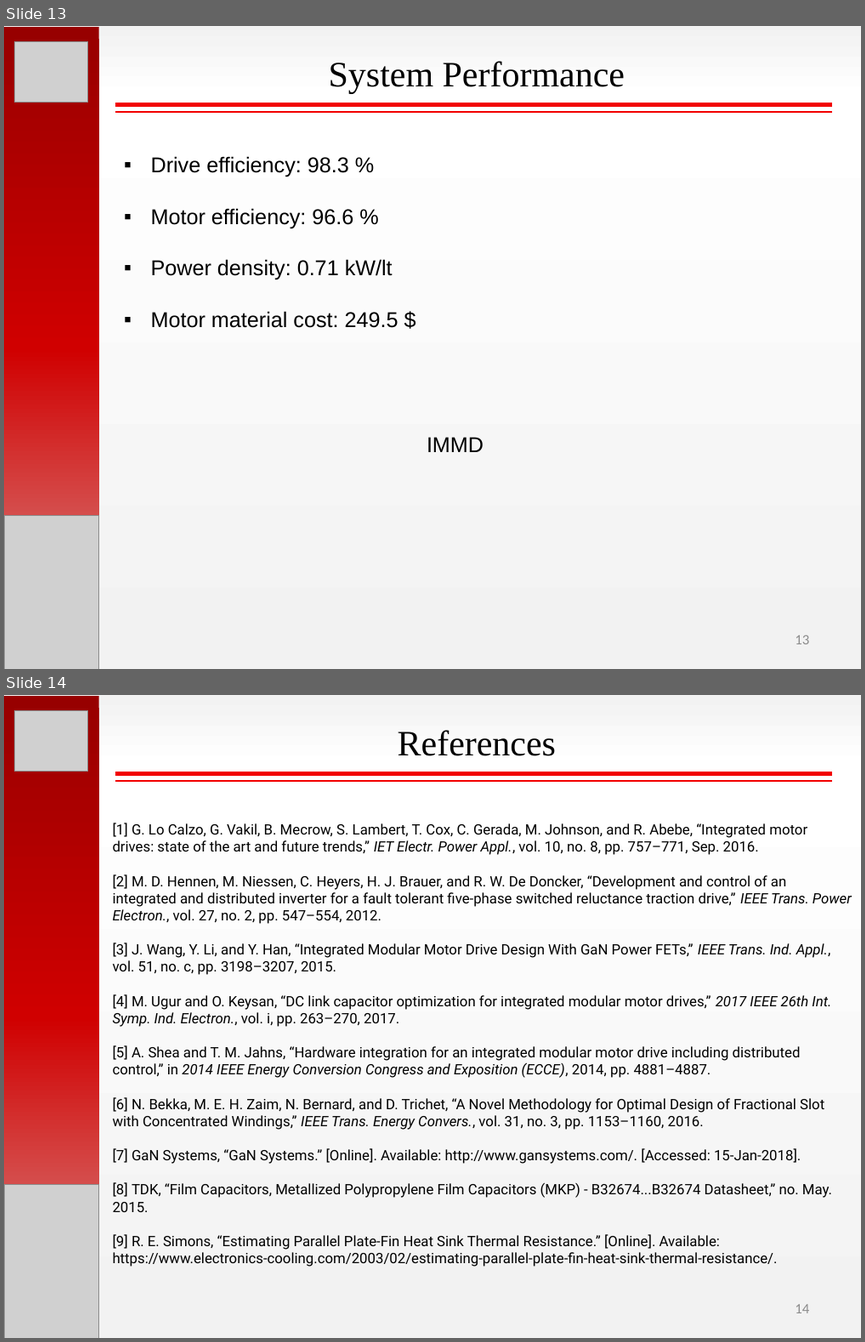
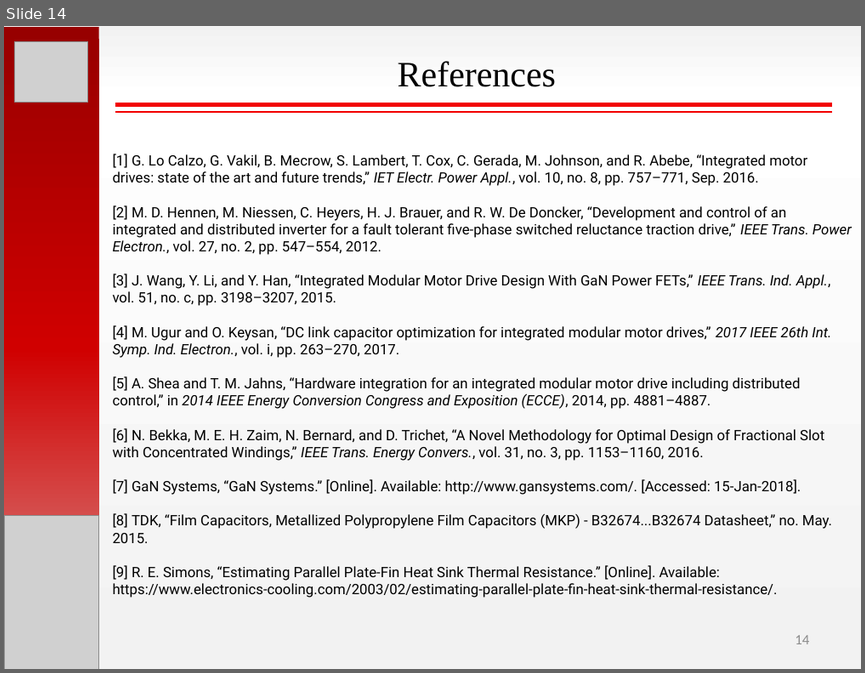
Before and after one commit to hakanpolat/IMMD, a slide deck: Paper/PEMD 2018/Presentation/PEMD2018_OralPres_Mesut_Uğur.pptx. Shown one above the other, each under a label of ours: slides 13 and 14 before the commit, slide 14 after it. The pictures are 865x1342 and 865x673 pixels, drawn with LibreOffice and Linux fonts; fonts in the diff are those of the drawing; grey boxes stand for pictures. Boxes give left, top, right and bottom in pixels: in the first picture for what was removed or moved away, otherwise in the second. Text is boxed around its words. In the diff, an @@ line names an element or a change of style, - is before the commit and + after.

```diff
--- a/Paper/PEMD 2018/Presentation/PEMD2018_OralPres_Mesut_Uğur.pptx
+++ b/Paper/PEMD 2018/Presentation/PEMD2018_OralPres_Mesut_Uğur.pptx
@@ slide 13 removed at <box>4,26,861,669</box>, background gradient #F2F2F2 to #FFFFFF @@
@@ rectangle removed at <box>4,27,99,669</box> @@
@@ picture removed at <box>15,41,88,102</box> @@
@@ text removed at <box>329,61,624,93</box> @@
-System Performance
@@ line removed from (115, 105) to (833, 105) @@
@@ line removed from (115, 112) to (833, 112) @@
@@ text removed at <box>151,156,398,328</box> @@
-▪ Drive efficiency: 98.3 %
-▪ Motor efficiency: 96.6 %
-▪ Power density: 0.71 kW/lt
-▪ Motor material cost: 249.5 $
@@ text removed at <box>426,437,483,452</box> @@
-IMMD
@@ picture removed at <box>4,516,98,669</box> @@
@@ page number removed at <box>794,635,809,644</box> @@
-13
```
Also in this commit, not shown: 7 slides changed, 6 slides added, 5 other slides removed, 16 other files.
